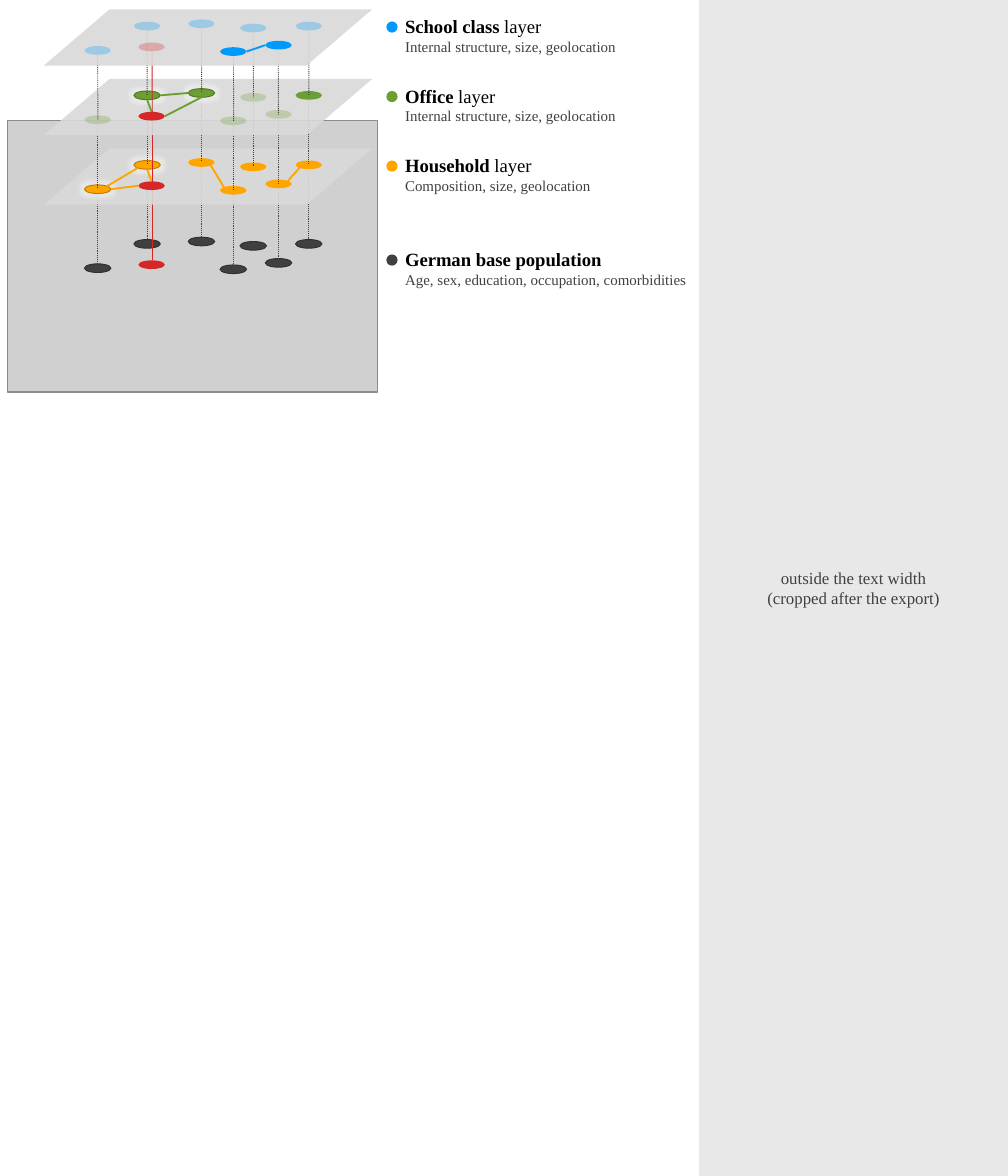
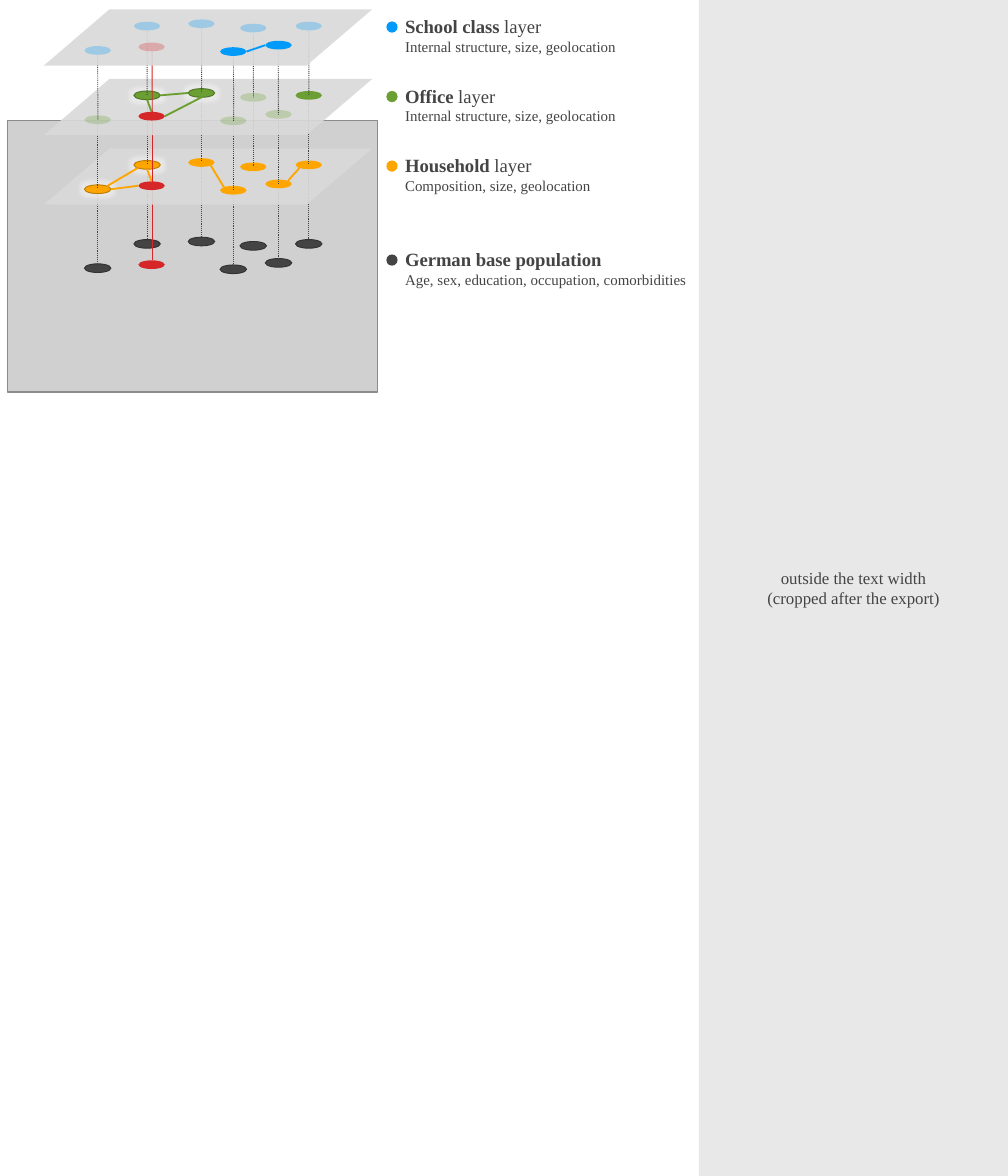
Before and after one commit to IMMIDD/2025-GEMS-Paper, a slide deck: slide 3 of figures/drawn_figures.pptx. Drawn at 1008x1176 pixels with LibreOffice and Linux fonts; fonts in the diff are those of the drawing; grey boxes stand for pictures. Boxes give left, top, right and bottom in pixels: in the first picture for what was removed or moved away, otherwise in the second. Text is boxed around its words. In the diff, an @@ line names an element or a change of style, - is before the commit and + after.

```diff
--- a/figures/drawn_figures.pptx
+++ b/figures/drawn_figures.pptx
@@ text "School class layer" at (405,20,616,55): text colour #000000 to #444444 in "School class layer"; text colour #404040 to #444444 in "Internal structure, size, geolocation" @@
@@ text "Office layer" at (405,90,616,124): text colour #000000 to #444444 in "Office layer"; text colour #404040 to #444444 in "Internal structure, size, geolocation" @@
@@ text "Household layer" at (405,159,591,194): text colour #000000 to #444444 in "Household layer"; text colour #404040 to #444444 in "Composition, size, geolocation" @@
@@ text "German base population" at (405,253,686,288): text colour #000000 to #444444 in "German base population"; text colour #404040 to #444444 in "Age, sex, education, occupation, comorbidities" @@
```
Also in this commit, not shown: 6 other slides changed, 2 other files.
